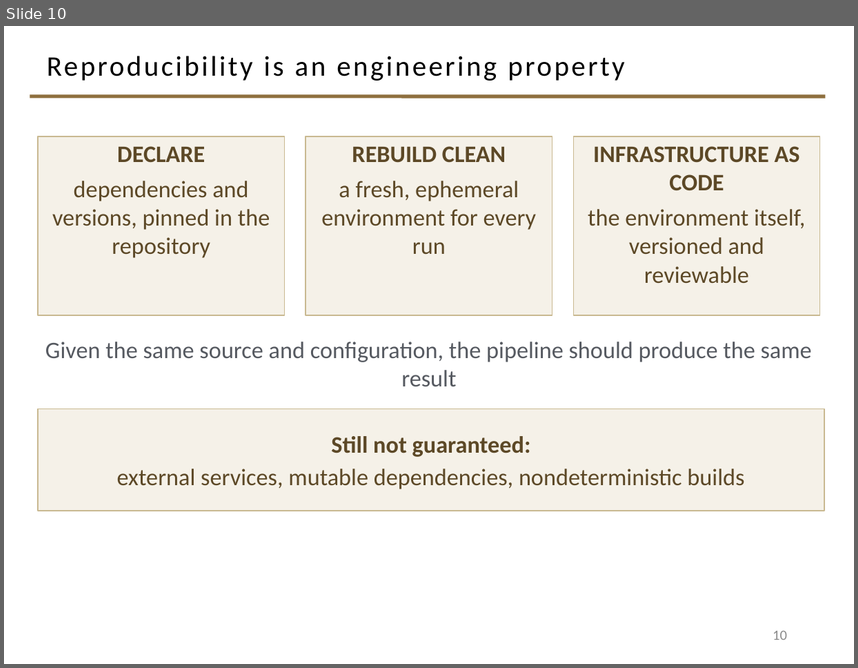
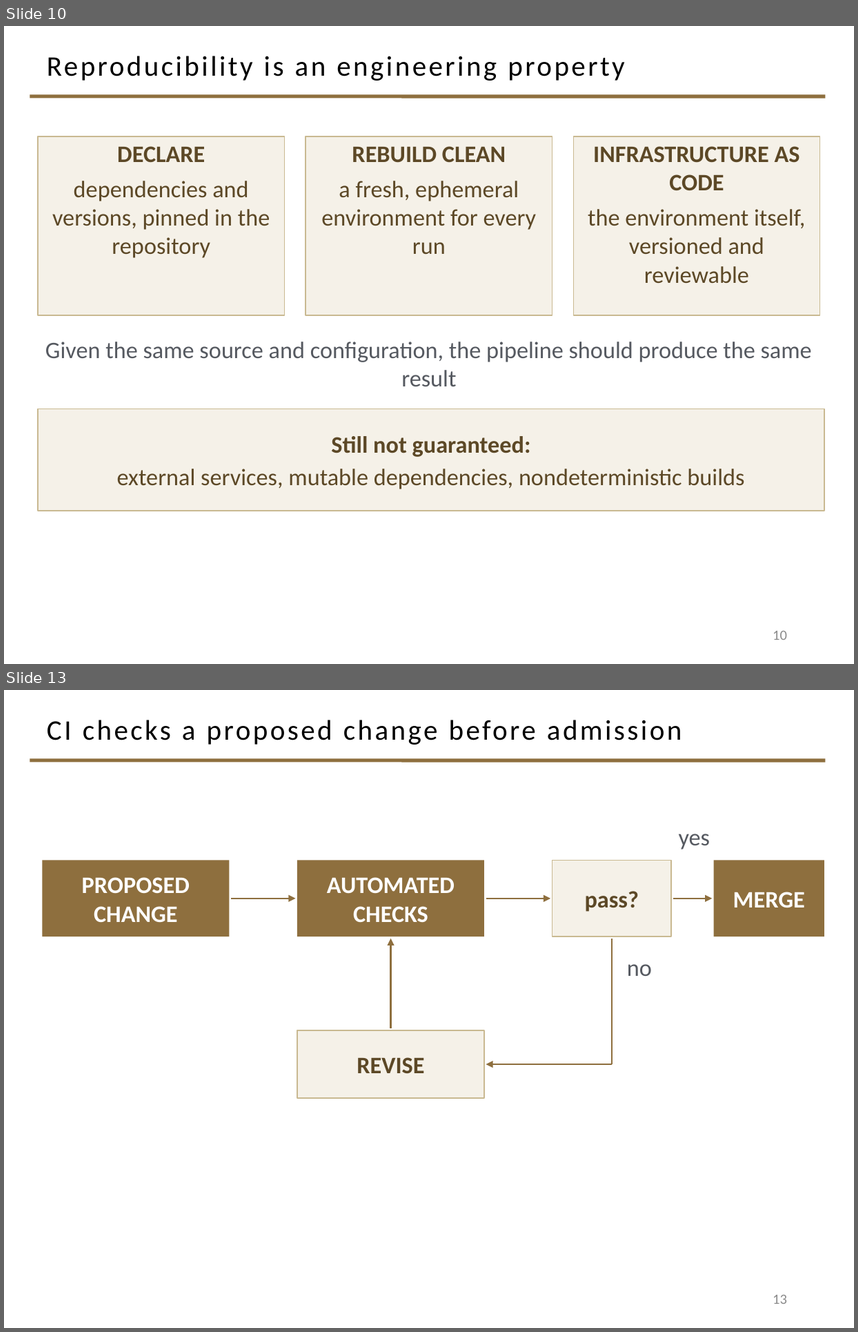
Before and after one commit to davisjam/model-based-agentic-software-engineering, a slide deck: course/lectures/act-3-software-in-the-world/02-compute-environments-and-data-management/3-1-Compute-Environments-and-Deployment.pptx. Shown one above the other, each under a label of ours: slide 10 before the commit, slides 10 and 13 after it; the slides between them are not shown. The pictures are 858x668 and 858x1332 pixels, drawn with LibreOffice and Linux fonts; fonts in the diff are those of the drawing; background and template pictures are left out. Boxes give left, top, right and bottom in pixels: in the first picture for what was removed or moved away, otherwise in the second. Text is boxed around its words. In the diff, an @@ line names an element or a change of style, - is before the commit and + after.

```diff
--- a/course/lectures/act-3-software-in-the-world/02-compute-environments-and-data-management/3-1-Compute-Environments-and-Deployment.pptx
+++ b/course/lectures/act-3-software-in-the-world/02-compute-environments-and-data-management/3-1-Compute-Environments-and-Deployment.pptx
@@ slide 13 added at <box>4,690,854,1328</box>, background #FFFFFF; not listed: 1 template element that a slide beside it also shows @@
@@ title added at <box>47,720,682,745</box>, 24 pt, text #000000 @@
+CI checks a proposed change before admission
@@ text added at <box>679,834,711,849</box>, 20 pt, text #555960 @@
+yes
@@ rectangle added at <box>42,860,229,936</box>, fill #8E6F3E, 20 pt, text #FFFFFF, bold @@
+PROPOSED
+CHANGE
@@ rectangle added at <box>297,860,484,936</box>, fill #8E6F3E, 20 pt, text #FFFFFF, bold @@
+AUTOMATED
+CHECKS
@@ rectangle added at <box>553,860,671,936</box>, fill #F5F1E8, outline #C9B991 1 pt, 20 pt, text #5C4826, bold @@
+pass?
@@ rectangle added at <box>714,860,824,936</box>, fill #8E6F3E, 20 pt, text #FFFFFF, bold @@
+MERGE
@@ arrow added from (231, 898) to (296, 898), #8E6F3E 1.5 pt @@
@@ arrow added from (486, 898) to (550, 898), #8E6F3E 1.5 pt @@
@@ arrow added from (673, 898) to (712, 898), #8E6F3E 1.5 pt @@
@@ arrow added from (391, 1028) to (391, 938), #8E6F3E 1.5 pt @@
@@ line added from (612, 938) to (612, 1064), #8E6F3E 1.5 pt @@
@@ text added at <box>627,964,652,976</box>, 20 pt, text #555960 @@
+no
@@ rectangle added at <box>297,1030,484,1098</box>, fill #F5F1E8, outline #C9B991 1 pt, 20 pt, text #5C4826, bold @@
+REVISE
@@ arrow added from (612, 1064) to (486, 1064), #8E6F3E 1.5 pt @@
@@ page number added at <box>773,1294,787,1303</box>, 12 pt, text #8C8C8C @@
+13
```
Also in this commit, not shown: 4 other slides added.
